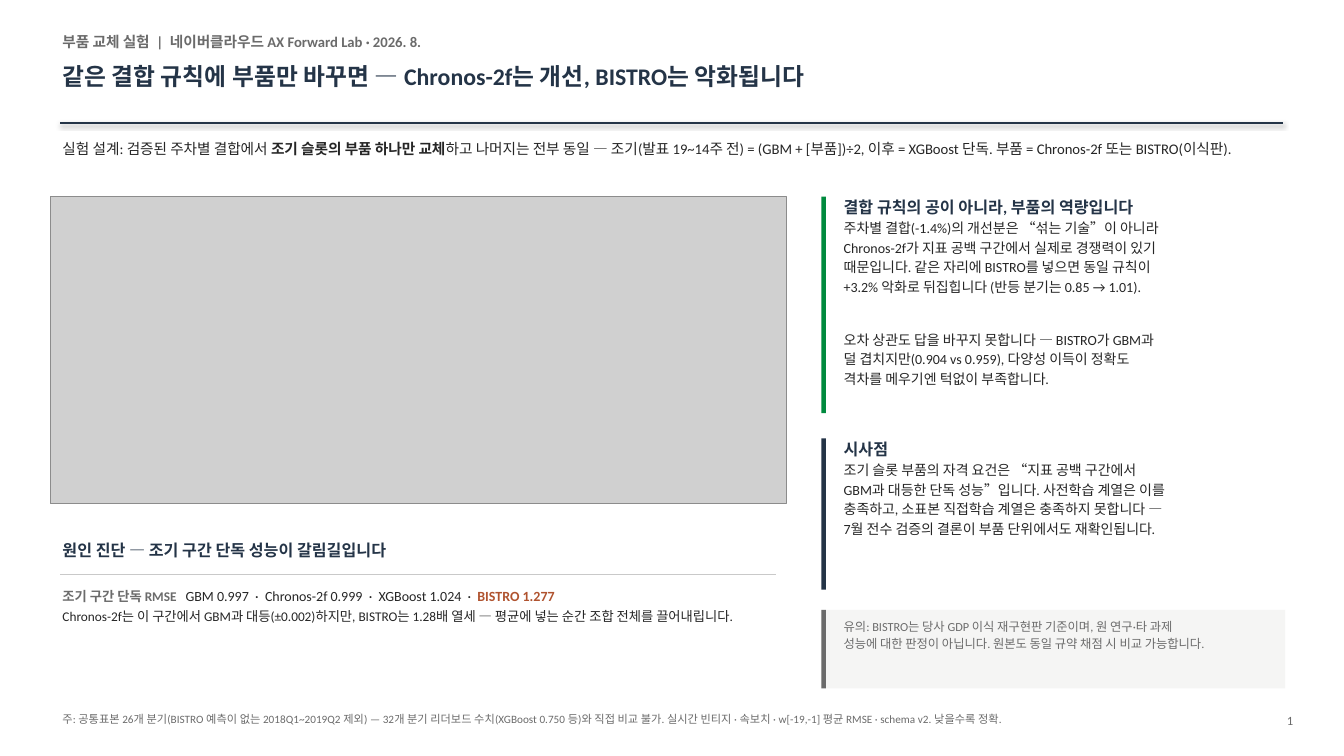
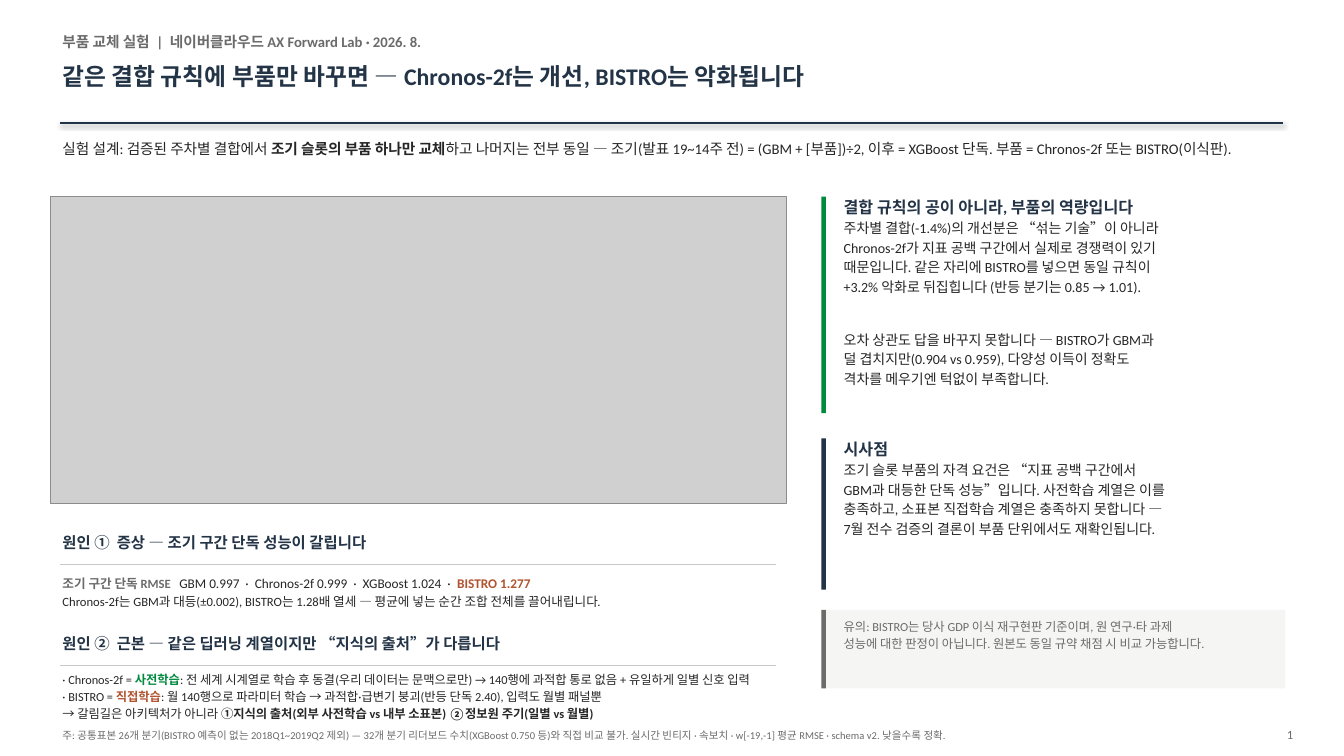
Before and after one commit to shezgone/bistro-lstm, a slide deck: slide 1 of docs/부품비교_Chronos2f_vs_BISTRO_1p_2026-08-12.pptx. Drawn at 1344x756 pixels with LibreOffice and Linux fonts; fonts in the diff are those of the drawing; grey boxes stand for pictures. Boxes give left, top, right and bottom in pixels: in the first picture for what was removed or moved away, otherwise in the second. Text is boxed around its words. In the diff, an @@ line names an element or a change of style, - is before the commit and + after.

```diff
--- a/docs/부품비교_Chronos2f_vs_BISTRO_1p_2026-08-12.pptx
+++ b/docs/부품비교_Chronos2f_vs_BISTRO_1p_2026-08-12.pptx
@@ text at (x1=62, y1=535, x2=366, y2=550): text changed; size 11.5 to 11 pt @@
-원인 진단 — 조기 구간 단독 성능이 갈림길입니다
+원인 ① 증상 — 조기 구간 단독 성능이 갈립니다
@@ line moved from (60, 575) - (776, 575) to (60, 565) - (776, 565) @@
@@ text "조기 구간 단독 RMSE GBM ..." moved from (x1=62, y1=590, x2=733, y2=623) to (x1=62, y1=577, x2=600, y2=608) @@
@@ text at (x1=62, y1=595, x2=600, y2=608): text changed; size 9.5 to 9 pt @@
-Chronos-2f는 이 구간에서 GBM과 대등(±0.002)하지만, BISTRO는 1.28배 열세 — 평균에 넣는 순간 조합 전체를 끌어내립니다.
+Chronos-2f는 GBM과 대등(±0.002), BISTRO는 1.28배 열세 — 평균에 넣는 순간 조합 전체를 끌어내립니다.
@@ text at (x1=62, y1=577, x2=530, y2=589): size 9.5 to 9 pt in "조기 구간 단독 RMSE"; size 10 to 9.5 pt in "GBM 0.997 · Chronos-2f 0.999 · XGBoost ..."; less space between paragraphs @@
@@ text added at (x1=62, y1=636, x2=500, y2=651), 11 pt, text #243447, bold @@
+원인 ② 근본 — 같은 딥러닝 계열이지만 “지식의 출처”가 다릅니다
@@ line added from (60, 665) to (776, 665), #C9C9C9 0.75 pt @@
@@ text added at (x1=68, y1=673, x2=750, y2=721), 8.8 pt, text #262626 @@
+· Chronos-2f = 사전학습: 전 세계 시계열로 학습 후 동결(우리 데이터는 문맥으로만) → 140행에 과적합 통로 없음 + 유일하게 일별 신호 입력
+· BISTRO = 직접학습: 월 140행으로 파라미터 학습 → 과적합·급변기 붕괴(반등 단독 2.40), 입력도 월별 패널뿐
+→ 갈림길은 아키텍처가 아니라 ①지식의 출처(외부 사전학습 vs 내부 소표본) ②정보원 주기(일별 vs 월별)
@@ text "주: 공통표본 26개 분기(BISTRO 예측이 ..." moved from (x1=62, y1=714, x2=1002, y2=725) to (x1=62, y1=730, x2=946, y2=741) @@
@@ text "주: 공통표본 26개 분기(BISTRO 예측이 ..." at (x1=62, y1=730, x2=946, y2=741): size 8 to 7.5 pt @@
@@ text "1" moved from (x1=1287, y1=717, x2=1293, y2=725) to (x1=1287, y1=731, x2=1293, y2=739) @@
```
Also in this commit, not shown: 2 other files.
